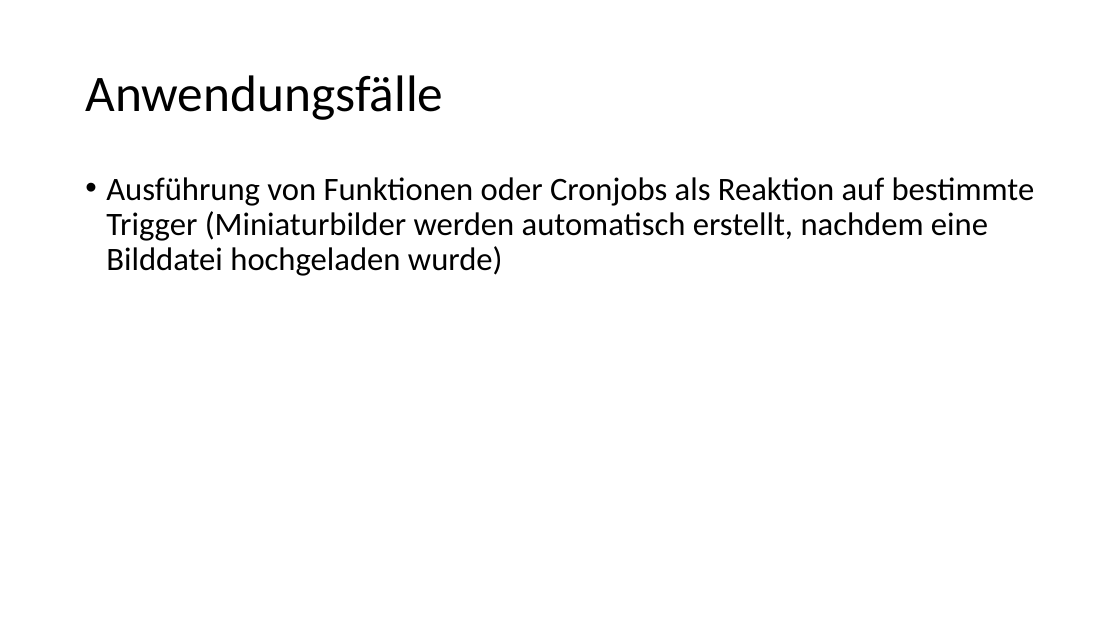
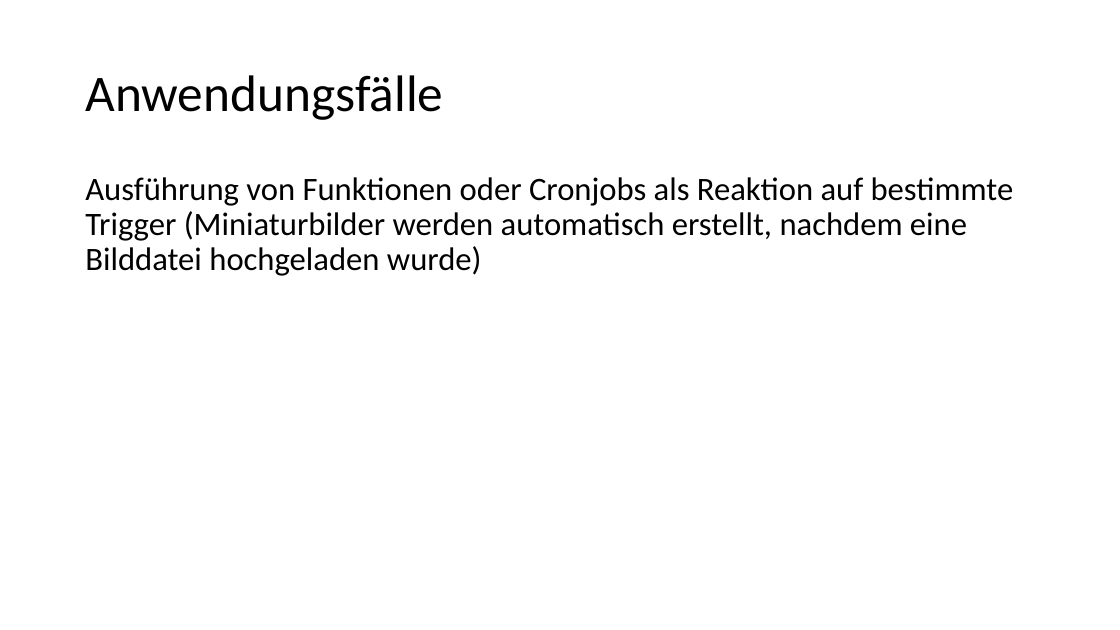
Before and after one commit to Philwi/HTWDresdenIMBeleg, a slide deck: slide 27 of FaaS.pptx. Drawn at 1120x630 pixels with LibreOffice and Linux fonts; fonts in the diff are those of the drawing. Boxes give left, top, right and bottom in pixels: in the first picture for what was removed or moved away, otherwise in the second. Text is boxed around its words. In the diff, an @@ line names an element or a change of style, - is before the commit and + after.

```diff
--- a/FaaS.pptx
+++ b/FaaS.pptx
@@ text "Ausführung von Funktionen oder Cronjobs ..." at (85,177,1014,276): bullet • to none @@
```
Also in this commit, not shown: 8 other slides changed, 5 slides added, 5 slides removed.
